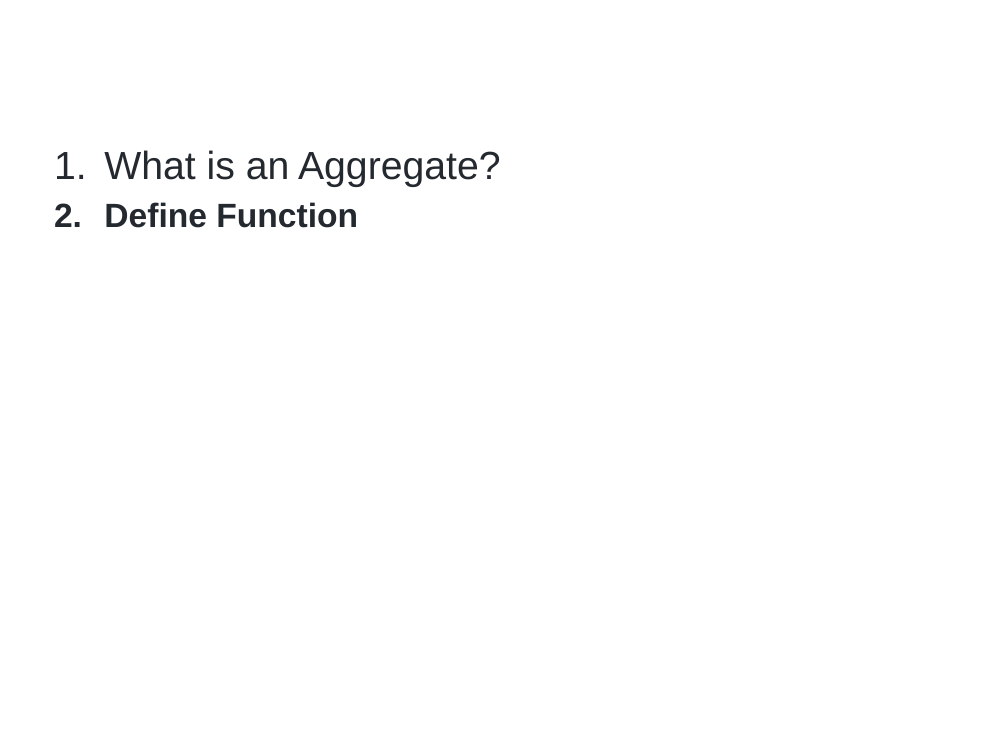
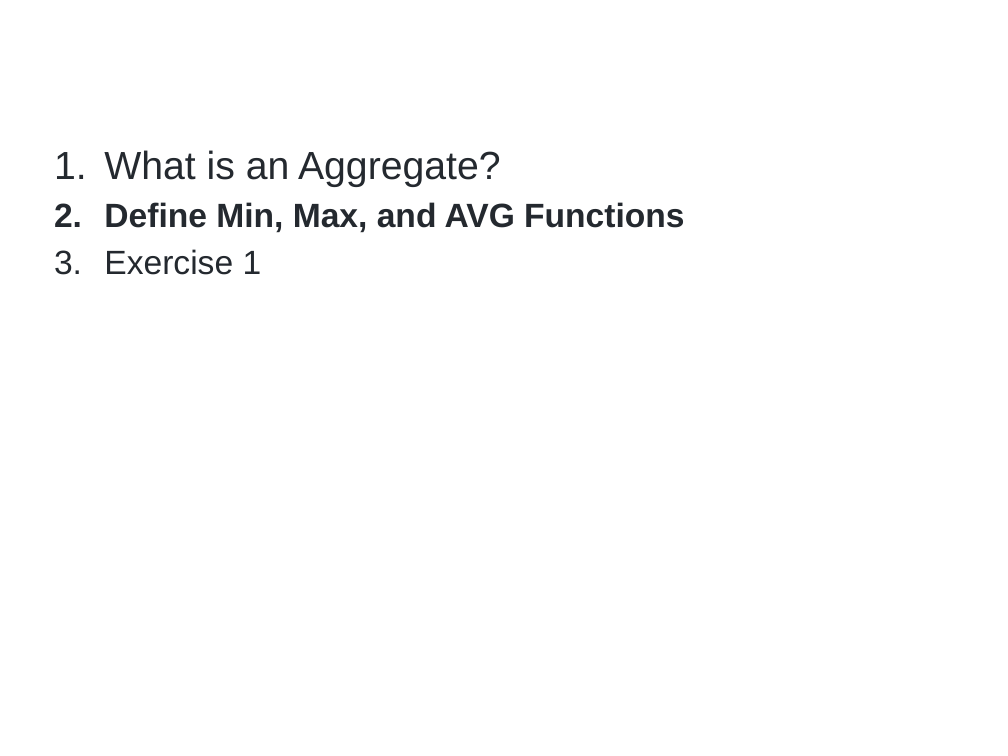
Before and after one commit to a099954/ABC-Program, a slide deck: slide 8 of SQL/03-aggregates.pptx. Drawn at 1008x756 pixels with LibreOffice and Linux fonts; fonts in the diff are those of the drawing; background and template pictures are left out. Boxes give left, top, right and bottom in pixels: in the first picture for what was removed or moved away, otherwise in the second. Text is boxed around its words. In the diff, an @@ line names an element or a change of style, - is before the commit and + after.

```diff
--- a/SQL/03-aggregates.pptx
+++ b/SQL/03-aggregates.pptx
@@ text at (x1=104, y1=202, x2=684, y2=275): text changed @@
-2. Define Function
+2. Define Min, Max, and AVG Functions
+3. Exercise 1
```
Also in this commit, not shown: 8 other slides changed, 1 slide added, 1 slide removed, 6 other files.
